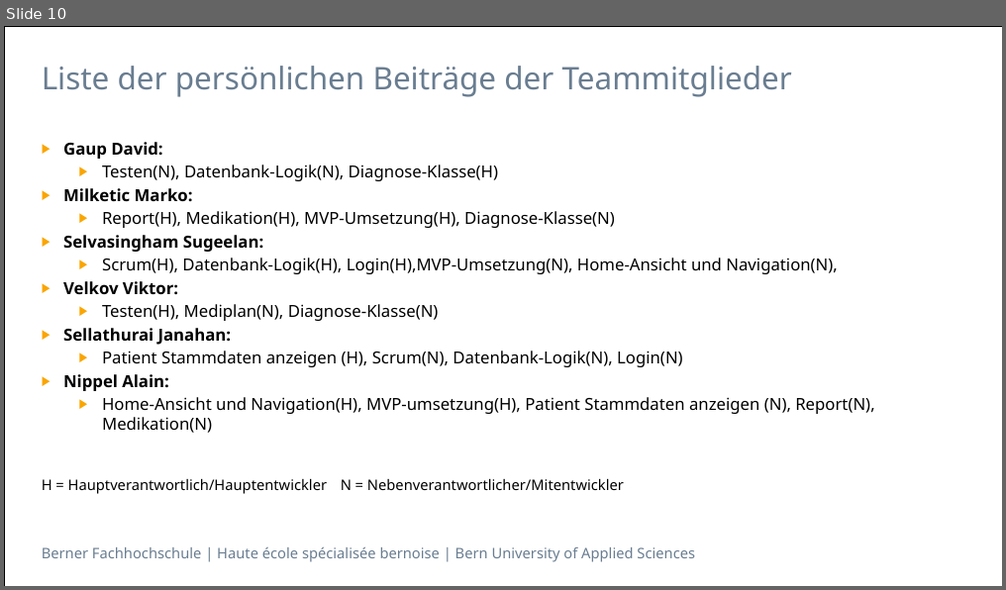
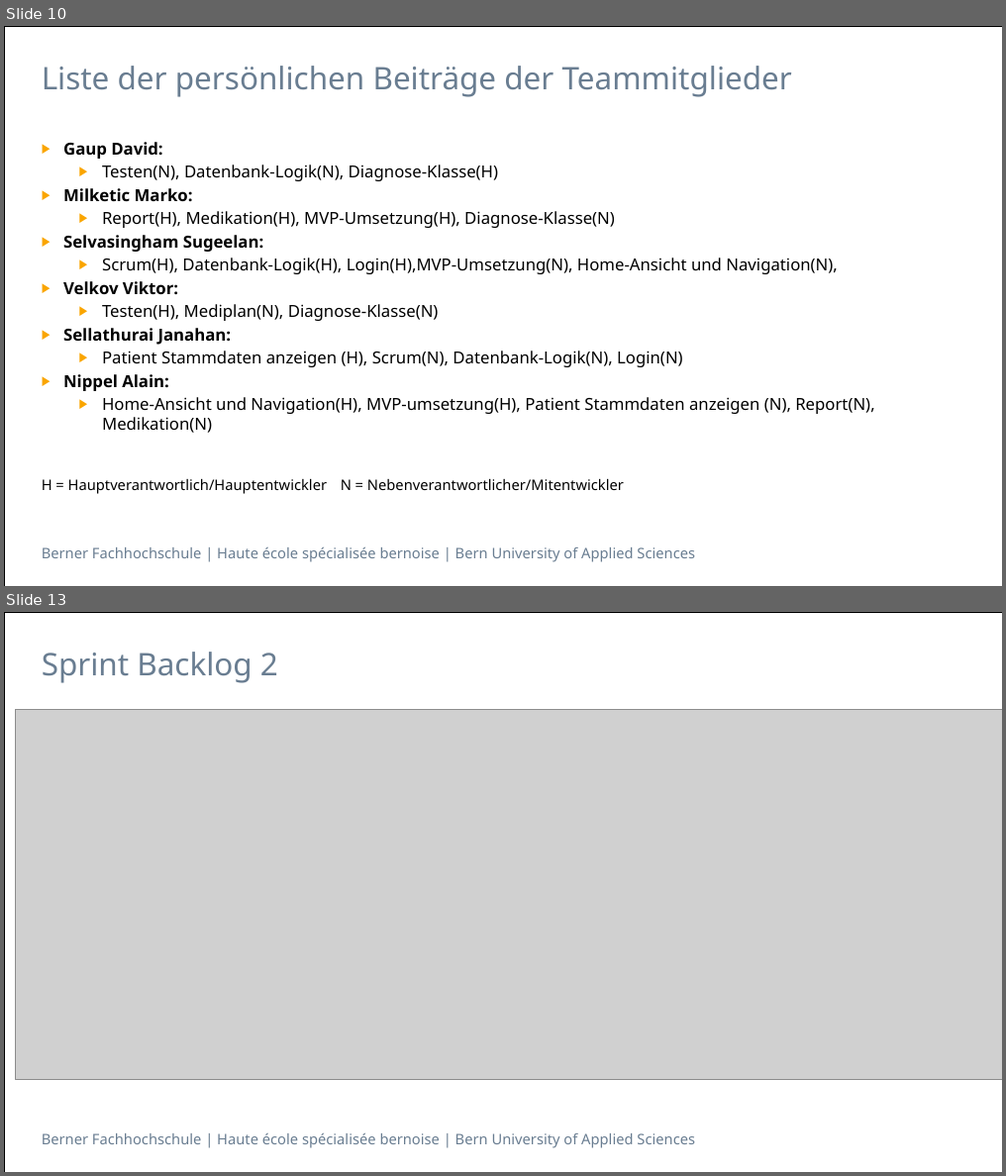
Before and after one commit to selvs1/ePsyDoc, a slide deck: doc/task-07/Task07.pptx. Shown one above the other, each under a label of ours: slide 10 before the commit, slides 10 and 13 after it; the slides between them are not shown. The pictures are 1006x590 and 1006x1176 pixels, drawn with LibreOffice and Linux fonts; fonts in the diff are those of the drawing; grey boxes stand for pictures. Boxes give left, top, right and bottom in pixels: in the first picture for what was removed or moved away, otherwise in the second. Text is boxed around its words. In the diff, an @@ line names an element or a change of style, - is before the commit and + after.

```diff
--- a/doc/task-07/Task07.pptx
+++ b/doc/task-07/Task07.pptx
@@ slide 13 added at box(4, 612, 1002, 1172), background #FFFFFF; not listed: 2 template elements that a slide beside it also shows @@
@@ title added at box(42, 652, 278, 683), 30 pt, text #697D91 @@
+Sprint Backlog 2
@@ picture added at box(16, 709, 1002, 1080) @@
```
Also in this commit, not shown: 2 slides changed, 2 other slides added, 2 slides removed, 1 other file.
